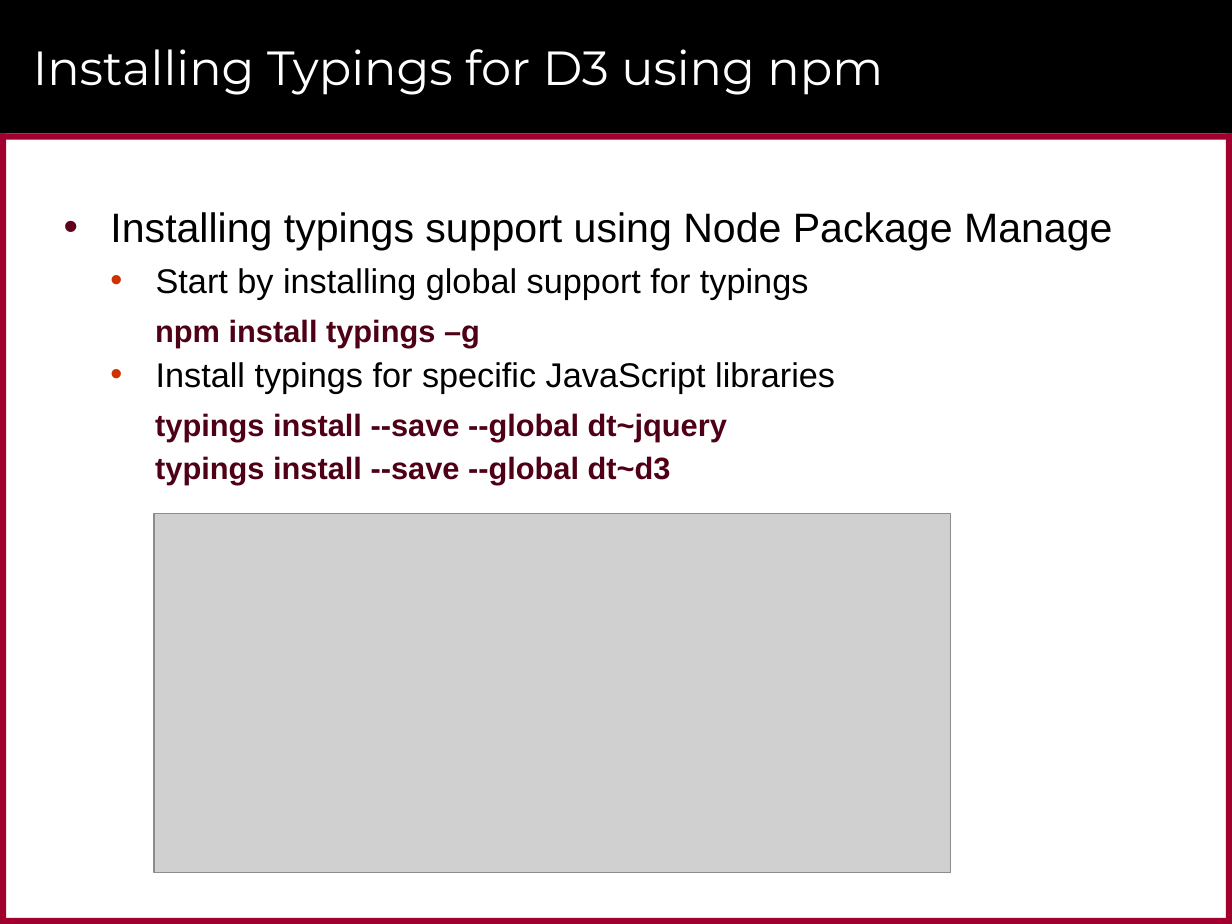
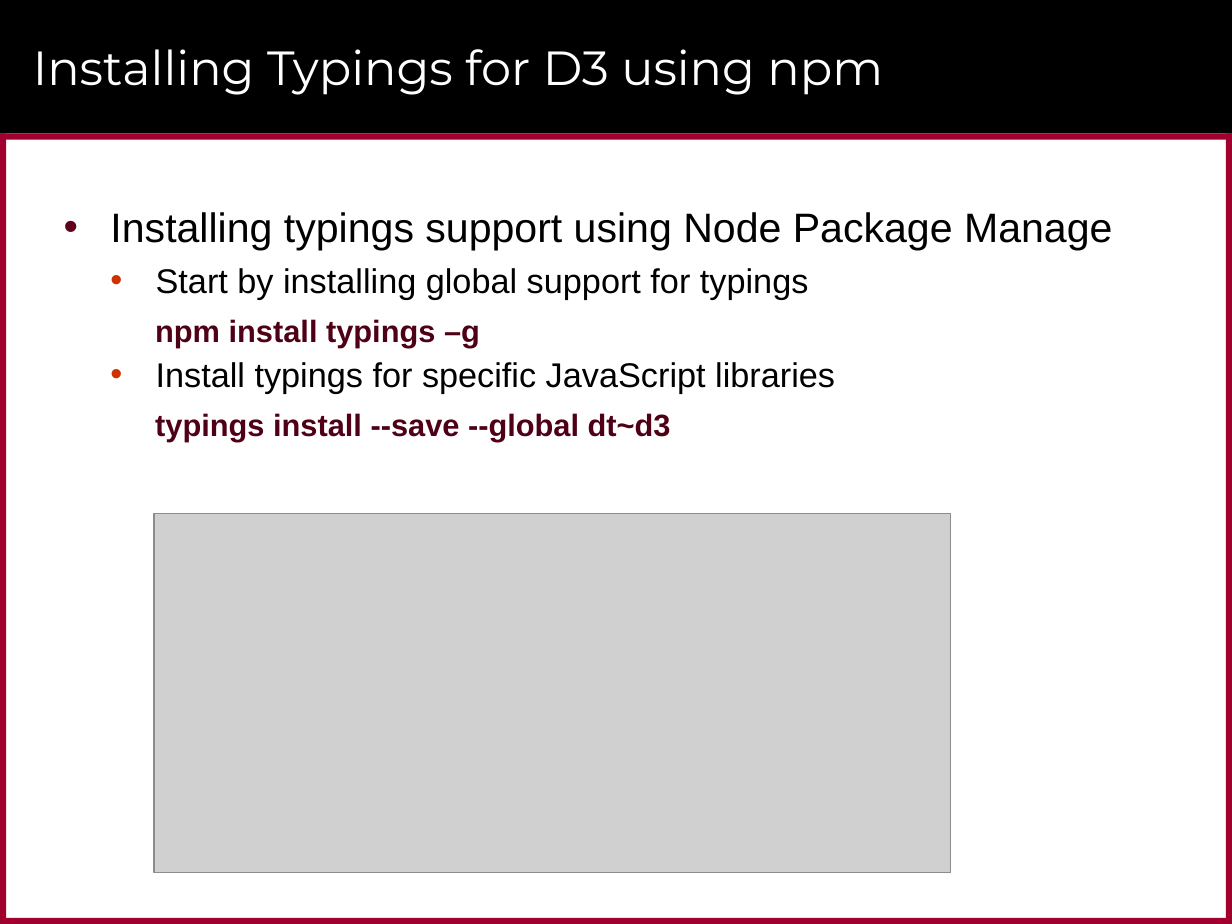
Before and after one commit to CriticalPathTraining/CustomVisualsForPowerBI, a slide deck: slide 32 of CustomVisualsForPowerBI.pptx (slide 29 before the commit). Drawn at 1232x924 pixels with LibreOffice and Linux fonts; fonts in the diff are those of the drawing; grey boxes stand for pictures; background and template pictures are left out. Boxes give left, top, right and bottom in pixels: in the first picture for what was removed or moved away, otherwise in the second. Text is boxed around its words. In the diff, an @@ line names an element or a change of style, - is before the commit and + after.

```diff
--- a/CustomVisualsForPowerBI.pptx
+++ b/CustomVisualsForPowerBI.pptx
@@ text at (x1=155, y1=413, x2=727, y2=442): paragraph removed @@
-    typings install --save --global dt~jquery
```
Also in this commit, not shown: 6 other slides changed, 3 slides added.
